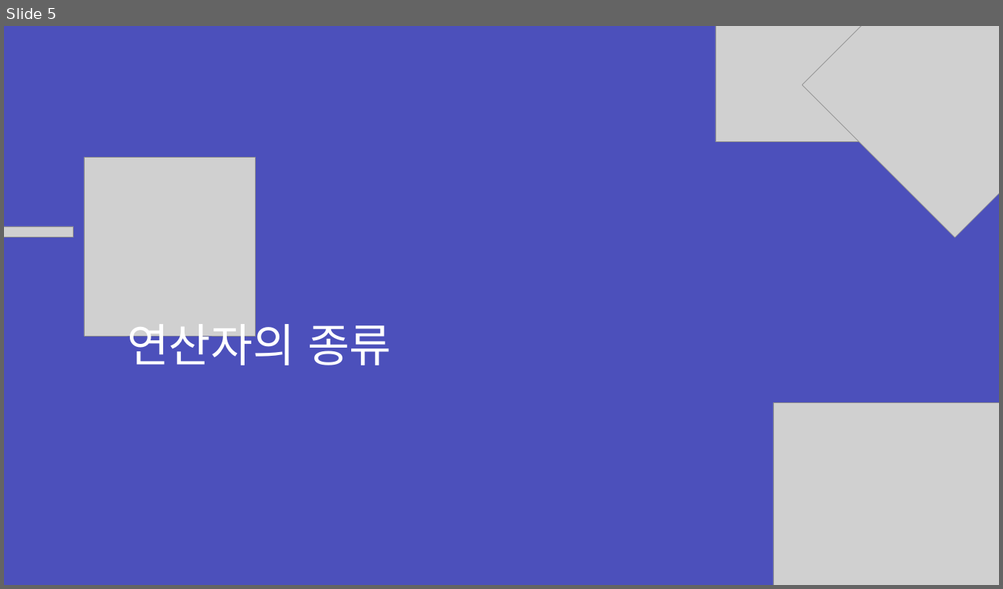
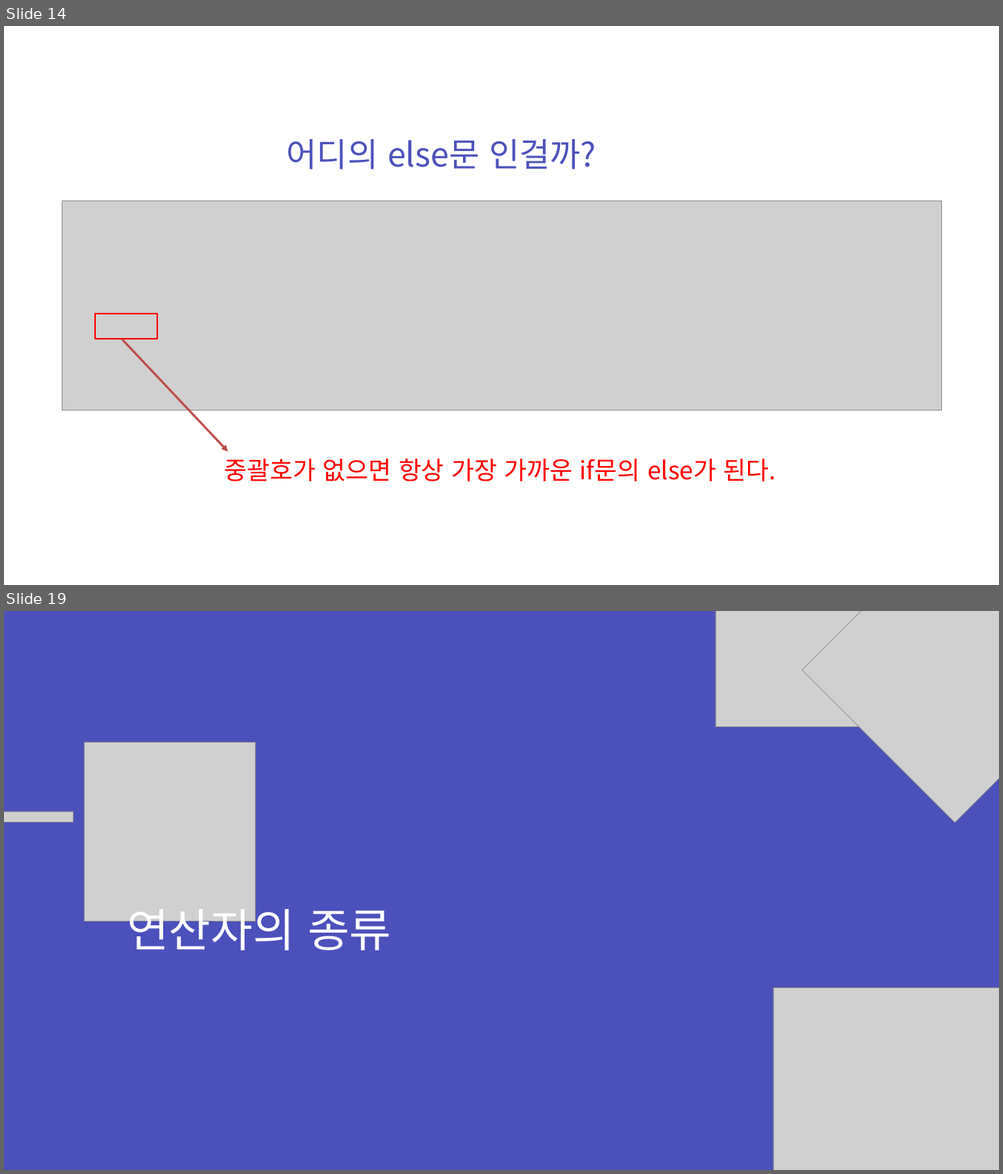
Before and after one commit to zest132/JavaLecture, a slide deck: JavaLecture/LectureFile/java 3강.pptx. Shown one above the other, each under a label of ours: slide 5 before the commit, slides 14 and 19 after it; the slides between them are not shown. The pictures are 1003x589 and 1003x1174 pixels, drawn with LibreOffice and Linux fonts; fonts in the diff are those of the drawing; grey boxes stand for pictures. Boxes give left, top, right and bottom in pixels: in the first picture for what was removed or moved away, otherwise in the second. Text is boxed around its words. In the diff, an @@ line names an element or a change of style, - is before the commit and + after.

```diff
--- a/JavaLecture/LectureFile/java 3강.pptx
+++ b/JavaLecture/LectureFile/java 3강.pptx
@@ slide 14 added at [4,26,999,585], background #FFFFFF @@
@@ text added at [287,139,596,170], 48 pt, text #4C50BC @@
+어디의 else문 인걸까?
@@ picture added at [62,201,941,410] @@
@@ rectangle added at [95,314,157,339], outline #FF0000 2 pt @@
@@ arrow added from (122, 340) to (227, 452), #BF4C48 3 pt @@
@@ text added at [225,459,776,482], 36 pt, text #FF0000 @@
+중괄호가 없으면 항상 가장 가까운 if문의 else가 된다.
@@ what was slide 5 is now slide 19 @@
```
Also in this commit, not shown: 1 slide changed, 15 other slides added, 2 slides removed, 3 other files.
